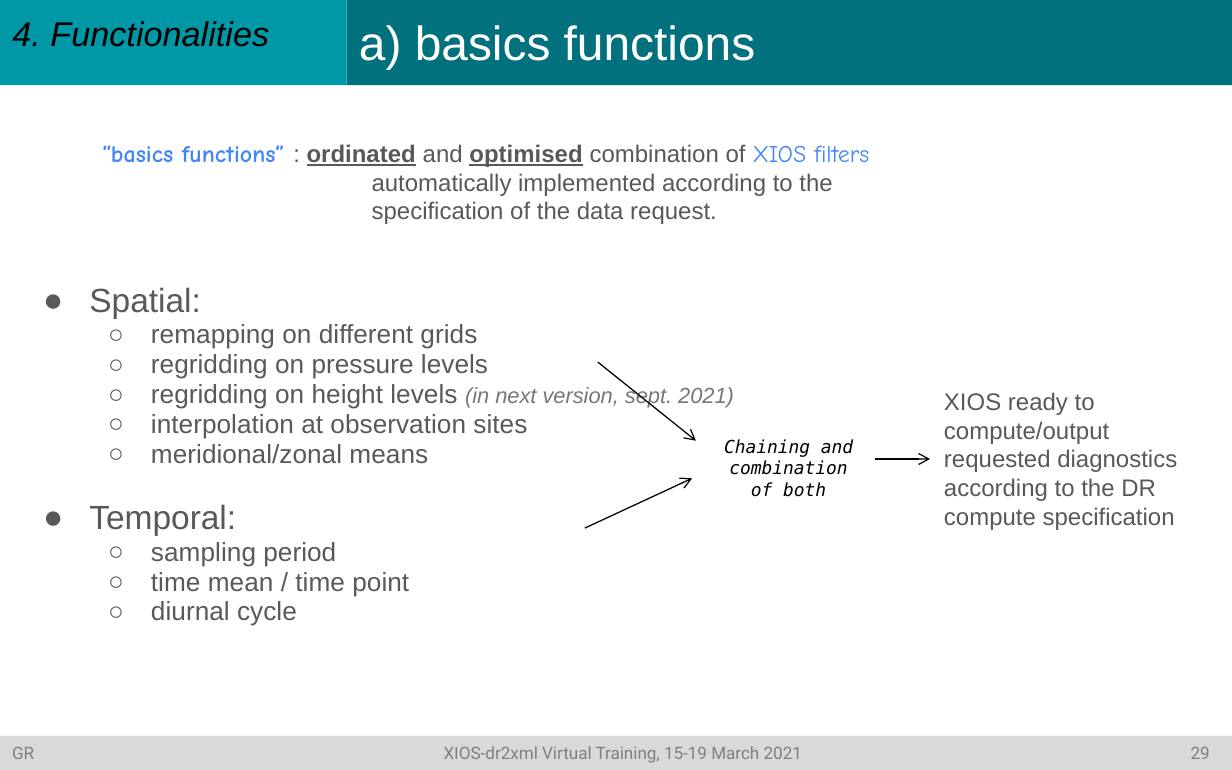
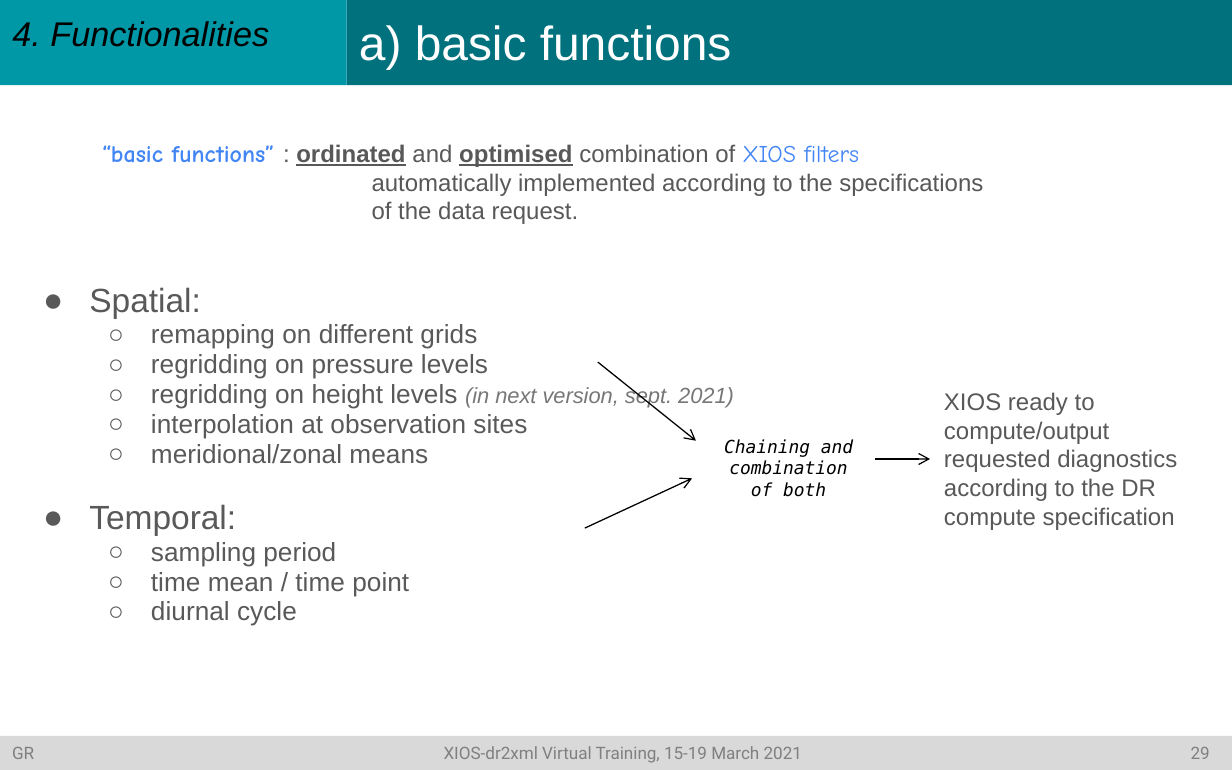
Before and after one commit to rigoudyg/dr2xml, a slide deck: slide 30 of slides/Formation_dr2xml_v4.pptx. Drawn at 1232x770 pixels with LibreOffice and Linux fonts; fonts in the diff are those of the drawing. Boxes give left, top, right and bottom in pixels: in the first picture for what was removed or moved away, otherwise in the second. Text is boxed around its words. In the diff, an @@ line names an element or a change of style, - is before the commit and + after.

```diff
--- a/slides/Formation_dr2xml_v4.pptx
+++ b/slides/Formation_dr2xml_v4.pptx
@@ title at <box>359,25,732,69</box>: text changed @@
-a) basics functions
+a) basic functions
@@ text at <box>102,144,983,224</box>: text changed @@
-“basics functions” : ordinated and optimised combination of XIOS filters automatically implemented according to the specification of the data request.
+“basic functions” : ordinated and optimised combination of XIOS filters automatically implemented according to the specifications of the data request.
```
Also in this commit, not shown: 5 other slides changed, 1 other file.
